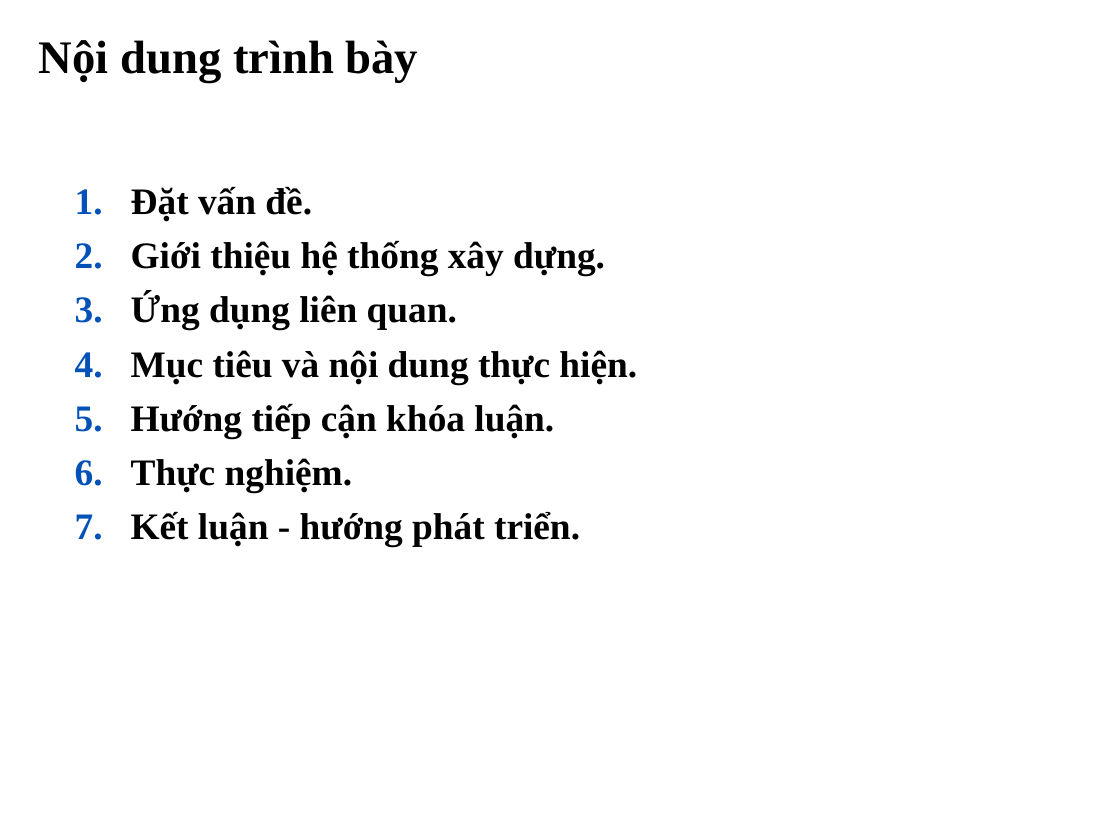
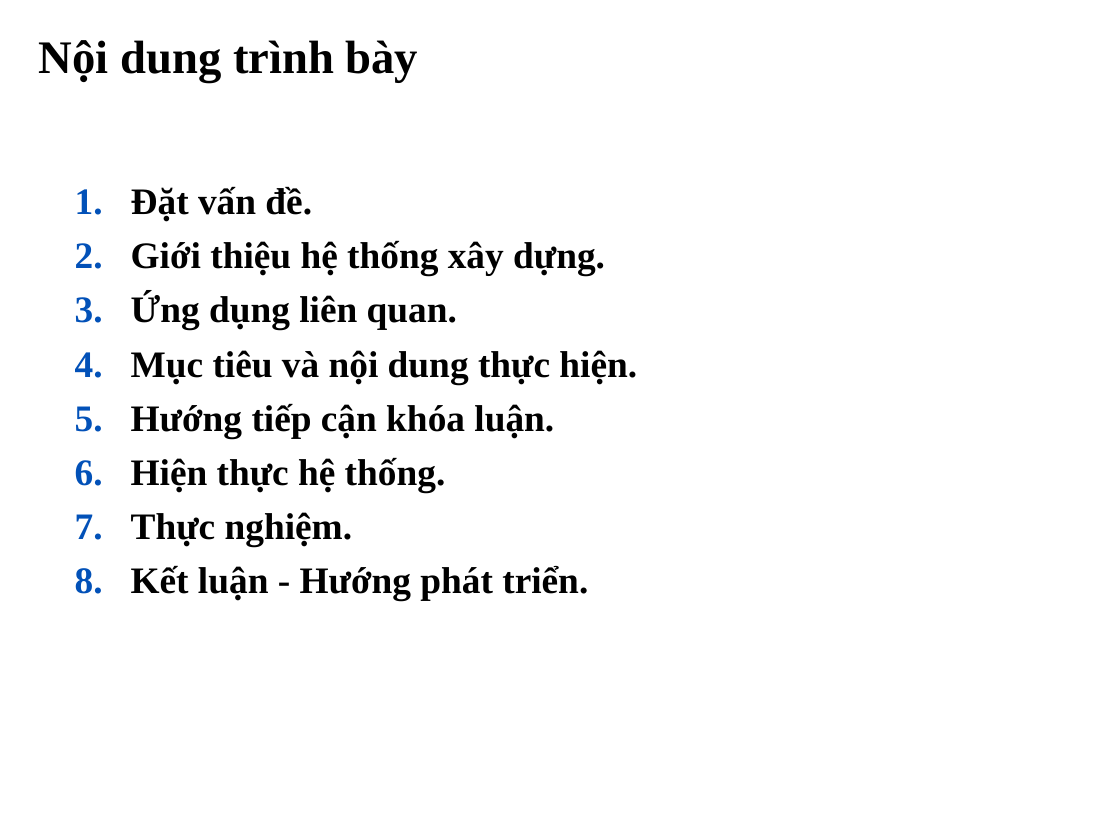
Before and after one commit to tiendv/detaitotnghiep, a slide deck: slide 2 of Report/Slide Baove/Final_slide.ppt. Drawn at 1120x840 pixels with LibreOffice and Linux fonts; fonts in the diff are those of the drawing; background and template pictures are left out. Boxes give left, top, right and bottom in pixels: in the first picture for what was removed or moved away, otherwise in the second. Text is boxed around its words. In the diff, an @@ line names an element or a change of style, - is before the commit and + after.

```diff
--- a/Report/Slide Baove/Final_slide.ppt
+++ b/Report/Slide Baove/Final_slide.ppt
@@ text at (x1=131, y1=457, x2=446, y2=492): paragraph added @@
+6. Hiện thực hệ thống.
@@ text at (x1=131, y1=565, x2=588, y2=600): text changed @@
-7. Kết luận - hướng phát triển.
+8. Kết luận - Hướng phát triển.
```
Also in this commit, not shown: 11 other slides changed, 1 slide added.
